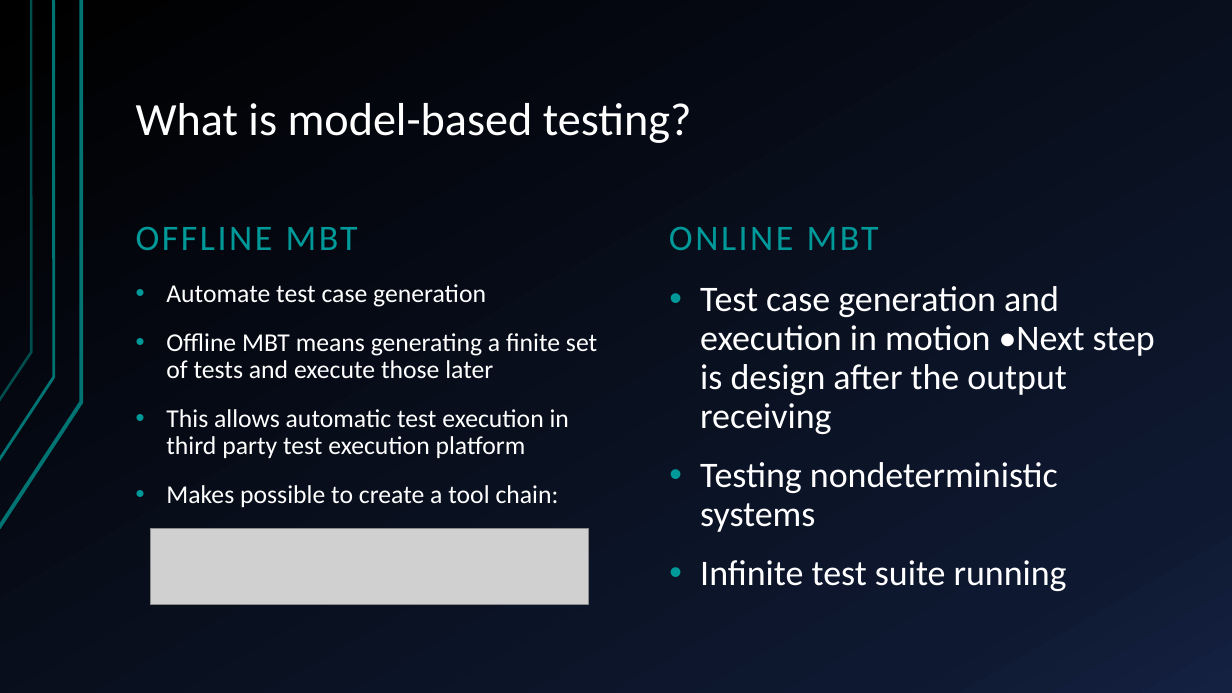
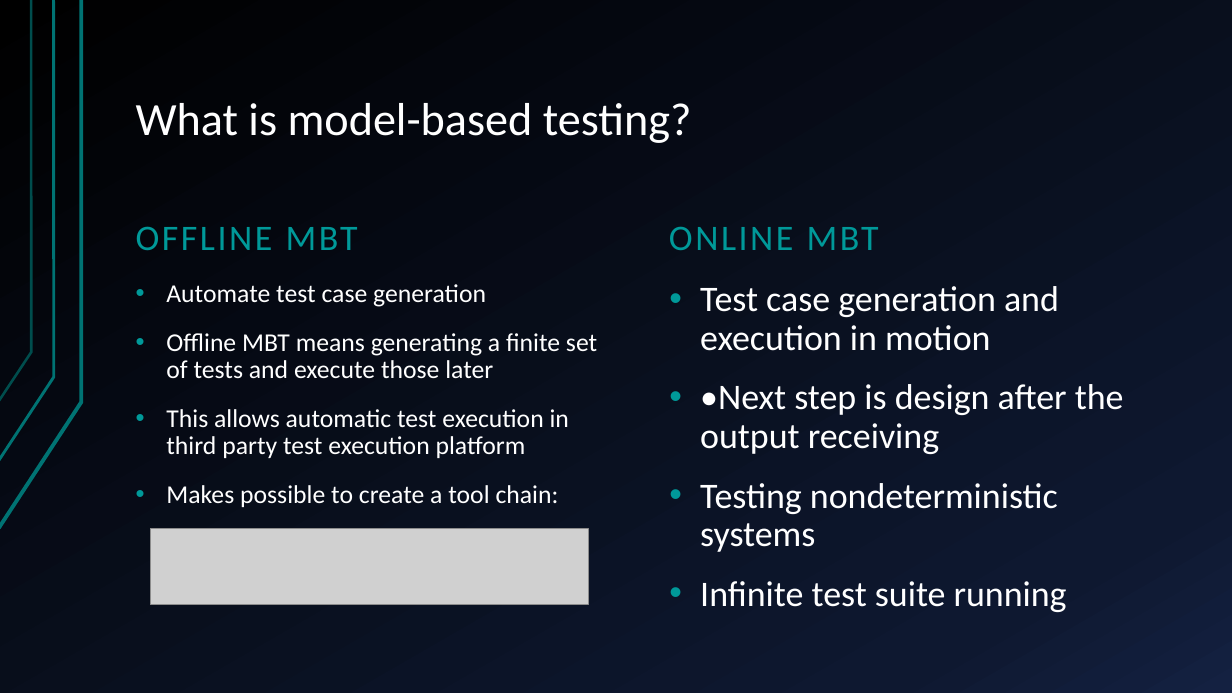
Before and after one commit to JGEsteves89/FEUP-MESW-TVVS-MBT, a slide deck: slide 4 of Presentation.pptx. Drawn at 1232x693 pixels with LibreOffice and Linux fonts; fonts in the diff are those of the drawing; grey boxes stand for pictures. Boxes give left, top, right and bottom in pixels: in the first picture for what was removed or moved away, otherwise in the second. Text is boxed around its words. In the diff, an @@ line names an element or a change of style, - is before the commit and + after.

```diff
--- a/Presentation.pptx
+++ b/Presentation.pptx
@@ text at (x1=700, y1=286, x2=1124, y2=454): text changed @@
-• Test case generation and execution in motion •Next step is design after the output receiving
+• Test case generation and execution in motion
+• •Next step is design after the output receiving
```
Also in this commit, not shown: 5 other slides changed, 2 slides removed.
